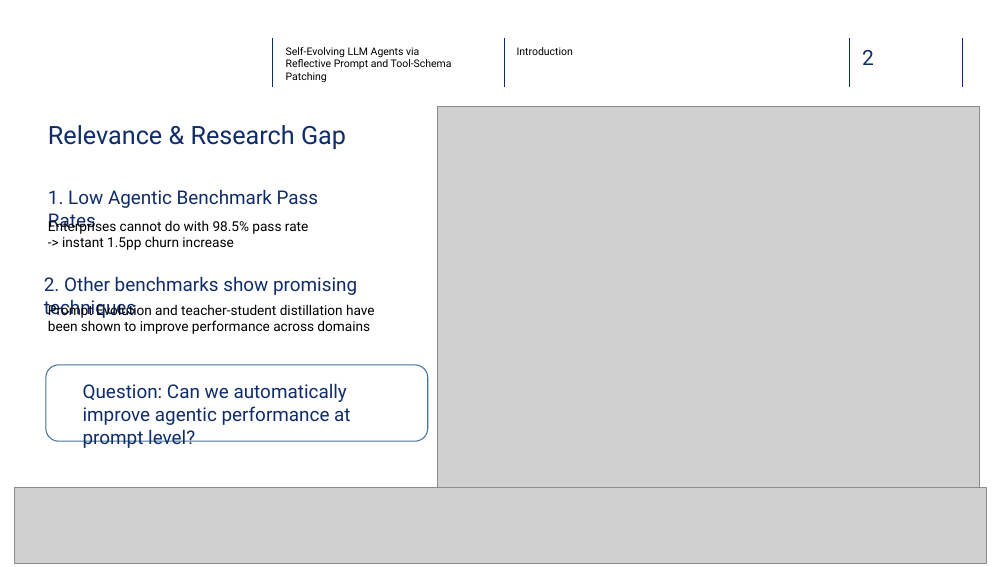
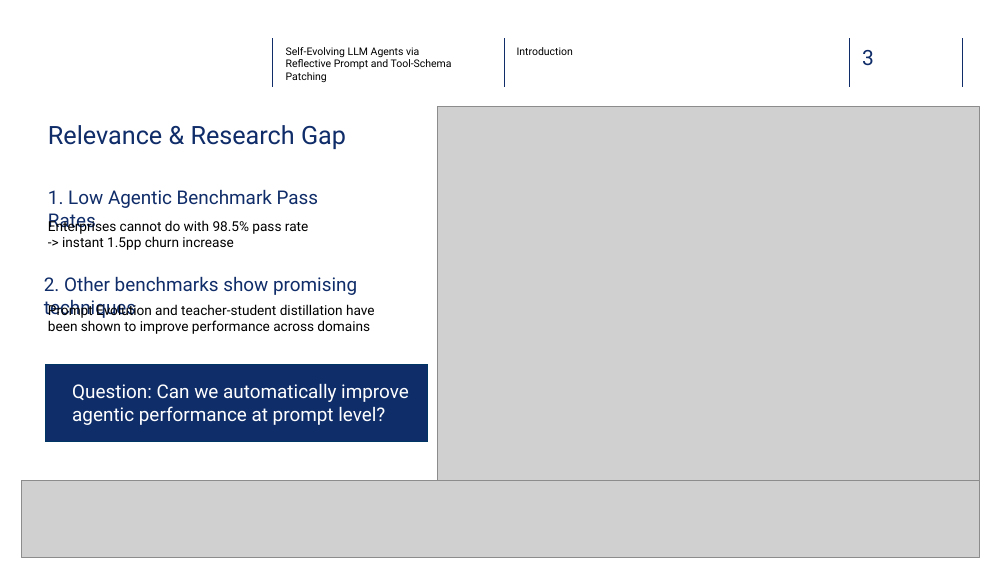
Before and after one commit to glebdementev/tau-evo, a slide deck: slide 3 of slides/defense.pptx (slide 4 before the commit). Drawn at 1008x567 pixels with LibreOffice and Linux fonts; fonts in the diff are those of the drawing; grey boxes stand for pictures; background and template pictures are left out. Boxes give left, top, right and bottom in pixels: in the first picture for what was removed or moved away, otherwise in the second. Text is boxed around its words. In the diff, an @@ line names an element or a change of style, - is before the commit and + after.

```diff
--- a/slides/defense.pptx
+++ b/slides/defense.pptx
@@ text at [862, 50, 874, 66]: text changed @@
-2
+3
@@ rounded rectangle at [46, 365, 428, 442]: fill none to #0F2D69; outline #43739E 1 pt to #003663 1 pt; proportions changed @@
@@ text "Question: Can we automatically improve ...": place and size @@
-text "Question: Can we automatically improve ..." at [83, 383, 350, 448]
+text "Question: Can we automatically improve ..." at [72, 383, 409, 425]
@@ text "Question: Can we automatically improve ..." at [72, 383, 409, 425]: text colour #102D69 to #FFFFFF @@
@@ picture: place and size @@
-picture at [14, 487, 986, 563]
+picture at [22, 480, 981, 557]
```
Also in this commit, not shown: 7 other slides changed, 7 slides added, 1 slide removed, 20 other files.
